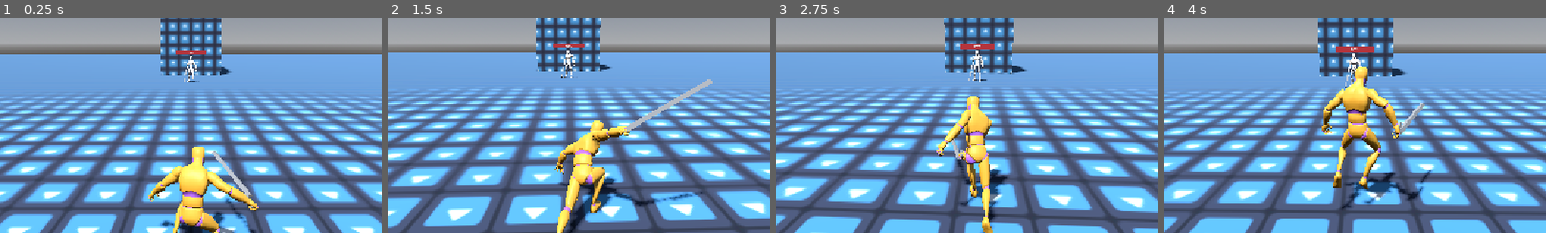
Above: before the commit, frames 1-4 (left to right).
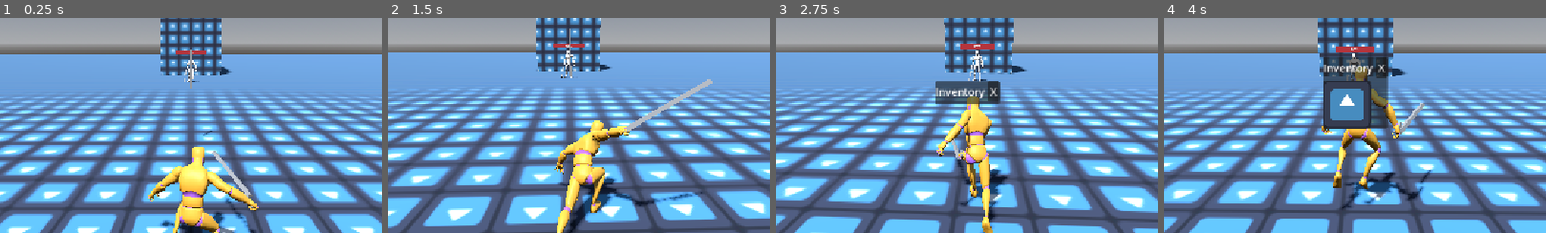
Above: after the commit, the same moments.

Repository: Zycostan/wynnsouls
Game: Godot game, scene res://scenes/regions/world.tscn
The game is run twice, just before and just after one commit, with the same random seed, the same clock (stepped at 60 frames per second) and the same inputs. The project has no main scene, so this scene is started directly. The engine's default icon, where the game draws it, is replaced by a stand-in: a white triangle on a blue panel in a dark square.
Inputs (mouse positions are % of the whole screen's width and height, from its top left):
- Up to frame 1 (0.25 s): no input
- Up to frame 2 (1.5 s): tap Enter (ui_accept) at 0.5 s; move the mouse to (55, 50) at 0.52 s; hold W (forward) 0.53-1.25 s; tap F (interact) at 0.6 s; click (55, 50) at 0.67 s; tap Space (jump) at 0.77 s; click (53, 50) at 1.25 s, where only the run after the commit has a clickable "X"
- Up to frame 3 (2.75 s): move the mouse to (45, 50) at 2.02 s; hold W (forward) from 2.03 s (still down); tap F (interact) at 2.1 s; tap Space (jump) at 2.27 s
- Up to frame 4 (4 s): keep holding W (forward); move the mouse to (52, 48) at 2.77 s; click (52, 48) at 2.85 s; tap F (interact) at 3.05, 3.8 s; move the mouse to (49, 52) at 3.52 s; tap Tab (parry) at 3.6 s; click (49, 52) at 3.67 s; tap Space (jump) at 3.77 s
The pictures show only the part of the screen within x 25-75%, y 33-83%; the shares and areas given below are measured in that part.

The runs differ from the first frame. In frame 1, 0.1% of the frame differs, in the area x 49-56%, y 14-55%; in frame 2, less than 0.1%; in frame 3, 1.8%; in frame 4, 5.5%, in the area x 41-59%, y 18-52%.

Commit message:
Inventory update, that took awhile sorry!

Diff:
--- a/project.godot
+++ b/project.godot
@@ -31,6 +31,7 @@
 
 folder_colors={
 "res://assets/": "red",
+"res://resources/": "green",
 "res://scenes/": "orange",
 "res://scripts/": "yellow"
 }
--- /dev/null
+++ b/resources/item/weapon/basic_Sword.tres
@@ -0,0 +1,14 @@
+[gd_resource type="Resource" script_class="Item" format=3 uid="uid://dhonavqlbymat"]
+
+[ext_resource type="Script" uid="uid://cye08s7lj0ik8" path="res://scripts/player/inventory/item.gd" id="1_4hfj8"]
+[ext_resource type="Texture2D" uid="uid://esshsqu3nle7" path="res://icon.svg" id="1_b1aw2"]
+[ext_resource type="PackedScene" uid="uid://rxrxmsc05b74" path="res://scenes/weapon/sword.tscn" id="2_juitv"]
+[ext_resource type="PackedScene" uid="uid://bi3jq18pblrpb" path="res://scenes/weapon/sword_visuals.tscn" id="3_d3q6i"]
+
+[resource]
+script = ExtResource("1_4hfj8")
+item_icon = ExtResource("1_b1aw2")
+item_name = "Basic_Sword"
+item_model = ExtResource("2_juitv")
+item_visuals = ExtResource("3_d3q6i")
+metadata/_custom_type_script = "uid://cye08s7lj0ik8"
--- /dev/null
+++ b/scenes/general/pickup_item.tscn
@@ -0,0 +1,18 @@
+[gd_scene format=3 uid="uid://b4sn02kxl4cmr"]
+
+[ext_resource type="Script" uid="uid://t4n063uhgpa" path="res://scripts/general/pickup_item.gd" id="1_vhmx5"]
+[ext_resource type="Resource" uid="uid://dhonavqlbymat" path="res://resources/item/weapon/basic_Sword.tres" id="2_1b44l"]
+
+[sub_resource type="SphereShape3D" id="SphereShape3D_ql63m"]
+radius = 1.043132
+
+[node name="pickup_item" type="Node3D" unique_id=367582936]
+script = ExtResource("1_vhmx5")
+item = ExtResource("2_1b44l")
+
+[node name="Area3D" type="Area3D" parent="." unique_id=183158602]
+
+[node name="CollisionShape3D" type="CollisionShape3D" parent="Area3D" unique_id=1538074257]
+shape = SubResource("SphereShape3D_ql63m")
+
+[connection signal="body_entered" from="Area3D" to="." method="_on_area_3d_body_entered"]
--- a/scenes/player/player_model.tscn
+++ b/scenes/player/player_model.tscn
@@ -1651,6 +1651,8 @@
 area_awareness = NodePath("AreaAwareness")
 active_weapon = NodePath("RightWrist/WeaponSocket/Sword")
 moves_container = NodePath("States")
+
+[node name="Inventory" type="Node" parent="." unique_id=269107232]
 
 [node name="Resources" type="Node" parent="." unique_id=944445028]
 script = ExtResource("2_c8n1s")
@@ -2150,6 +2152,7 @@
 collision_layer = 4
 collision_mask = 4
 holder = NodePath("../../..")
+weapon_name = "Basic_Sword"
 
 [node name="AreaAwareness" type="Node" parent="." unique_id=131014396]
 script = ExtResource("8_iw5cw")
--- a/scenes/regions/world.tscn
+++ b/scenes/regions/world.tscn
@@ -4,6 +4,9 @@
 [ext_resource type="Texture2D" uid="uid://esshsqu3nle7" path="res://icon.svg" id="1_suhu5"]
 [ext_resource type="Script" uid="uid://drooedfdgcdr5" path="res://scenes/regions/world.gd" id="1_w5816"]
 [ext_resource type="PackedScene" uid="uid://cxmmvcs41rjyq" path="res://scenes/enemies/enemy.tscn" id="4_w5816"]
+[ext_resource type="PackedScene" uid="uid://b4sn02kxl4cmr" path="res://scenes/general/pickup_item.tscn" id="5_upn1n"]
+[ext_resource type="Script" uid="uid://rxrqg0yi27s8" path="res://scripts/general/generalui/ui_root.gd" id="6_30c7u"]
+[ext_resource type="PackedScene" uid="uid://csrbn4wplt821" path="res://scenes/ui/inventory/inventory_dialog.tscn" id="6_u3dv3"]
 
 [sub_resource type="ProceduralSkyMaterial" id="ProceduralSkyMaterial_6tqpd"]
 sky_horizon_color = Color(0.66224277, 0.6717428, 0.6867428, 1)
@@ -52,3 +55,23 @@
 
 [node name="Enemy" parent="." unique_id=1139875144 node_paths=PackedStringArray("player") instance=ExtResource("4_w5816")]
 player = NodePath("../player")
+
+[node name="pickup_item" parent="." unique_id=367582936 instance=ExtResource("5_upn1n")]
+transform = Transform3D(1, 0, 0, 0, 1, 0, 0, 0, 1, 0, 1.5, -12)
+
+[node name="UIRoot" type="CanvasLayer" parent="." unique_id=1571712437 node_paths=PackedStringArray("player")]
+script = ExtResource("6_30c7u")
+player = NodePath("../player")
+
+[node name="InventoryDialog" parent="UIRoot" unique_id=1659463318 instance=ExtResource("6_u3dv3")]
+unique_name_in_owner = true
+visible = false
+anchors_preset = 8
+anchor_left = 0.5
+anchor_top = 0.5
+anchor_right = 0.5
+anchor_bottom = 0.5
+offset_left = -48.5
+offset_top = -17.5
+offset_right = 48.5
+offset_bottom = 17.5
--- /dev/null
+++ b/scenes/ui/inventory/inventory_dialog.tscn
@@ -0,0 +1,37 @@
+[gd_scene format=3 uid="uid://csrbn4wplt821"]
+
+[ext_resource type="Script" uid="uid://bwvqgk6st5wy7" path="res://scripts/player/inventory/inventory_dialog.gd" id="1_gwyxx"]
+[ext_resource type="PackedScene" uid="uid://cukj3pxwgn08p" path="res://scenes/ui/inventory/item_slot.tscn" id="2_eb4nq"]
+
+[node name="InventoryDialog" type="PanelContainer" unique_id=1659463318]
+anchors_preset = 15
+anchor_right = 1.0
+anchor_bottom = 1.0
+grow_horizontal = 2
+grow_vertical = 2
+script = ExtResource("1_gwyxx")
+item_slot = ExtResource("2_eb4nq")
+
+[node name="VBoxContainer" type="VBoxContainer" parent="." unique_id=459943622]
+layout_mode = 2
+
+[node name="HBoxContainer" type="HBoxContainer" parent="VBoxContainer" unique_id=1067863612]
+layout_mode = 2
+
+[node name="TitleLabel" type="Label" parent="VBoxContainer/HBoxContainer" unique_id=1589785271]
+layout_mode = 2
+size_flags_horizontal = 3
+text = "Inventory"
+horizontal_alignment = 1
+
+[node name="CloseButton" type="Button" parent="VBoxContainer/HBoxContainer" unique_id=642719844]
+layout_mode = 2
+text = "X"
+
+[node name="GridContainer" type="GridContainer" parent="VBoxContainer" unique_id=1406646411]
+unique_name_in_owner = true
+layout_mode = 2
+theme_override_constants/h_separation = 10
+columns = 6
+
+[connection signal="pressed" from="VBoxContainer/HBoxContainer/CloseButton" to="." method="_on_close_button_pressed"]
--- /dev/null
+++ b/scenes/ui/inventory/item_slot.tscn
@@ -0,0 +1,12 @@
+[gd_scene format=3 uid="uid://cukj3pxwgn08p"]
+
+[ext_resource type="Script" uid="uid://y4us44bex6un" path="res://scripts/player/inventory/item_slot.gd" id="1_dxhvd"]
+
+[node name="ItemSlot" type="PanelContainer" unique_id=988703801]
+custom_minimum_size = Vector2(72, 72)
+script = ExtResource("1_dxhvd")
+
+[node name="TextureRect" type="TextureRect" parent="." unique_id=1216238396]
+unique_name_in_owner = true
+layout_mode = 2
+expand_mode = 1
--- /dev/null
+++ b/scripts/general/generalui/ui_root.gd
@@ -0,0 +1,9 @@
+extends CanvasLayer
+
+@export var player : Player
+
+@onready var inventory_dialog = %InventoryDialog as InventoryDialog
+
+func _unhandled_input(event: InputEvent) -> void:
+	if event.is_action_released("interact"):
+		inventory_dialog.open(player.inventory)
--- /dev/null
+++ b/scripts/general/pickup_item.gd
@@ -0,0 +1,12 @@
+extends Node3D
+
+@export var item : Item
+
+func _ready() -> void:
+	var instance = item.item_visuals.instantiate()
+	add_child(instance)
+
+func _on_area_3d_body_entered(body: Node3D) -> void:
+	if body.has_method("on_item_picked_up"):
+		body.on_item_picked_up(item)
+		queue_free()
--- a/scripts/player/humanoidModel/model.gd
+++ b/scripts/player/humanoidModel/model.gd
@@ -41,21 +41,3 @@
 	current_move.mark_enter_state()
 	resources.pay_resource_cost(current_move)
 	animator.play(current_move.animation)
-
-func equip_weapon(weapon_prefab: PackedScene):
-	unequip_weapon()
-
-	var new_weapon = weapon_prefab.instantiate() as Weapon
-	$RightWrist/WeaponSocket.add_child(new_weapon)
-	active_weapon = new_weapon
-	active_weapon.holder = self
-	moves_container.load_weapon_moves(active_weapon)
-
-func unequip_weapon():
-	if not active_weapon:
-		return
-	if moves_container.is_weapon_move(current_move.move_name):
-		switch_to("idle")
-	moves_container.unload_weapon_moves()
-	active_weapon.queue_free()
-	active_weapon = null
--- /dev/null
+++ b/scripts/player/inventory/inventory.gd
@@ -0,0 +1,12 @@
+class_name Inventory
+
+var inventory_dict : Array[Item] = []
+
+func add_item(item: Item):
+	inventory_dict.append(item)
+
+func remove_item(item: Item):
+	inventory_dict.erase(item)
+
+func get_items() -> Array[Item]:
+	return inventory_dict
--- /dev/null
+++ b/scripts/player/inventory/inventory_dialog.gd
@@ -0,0 +1,20 @@
+extends PanelContainer
+class_name InventoryDialog
+
+@export var item_slot : PackedScene
+
+@onready var grid_container: GridContainer = %GridContainer
+
+func open(inventory: Inventory):
+	show()
+
+	for child in grid_container.get_children():
+		child.queue_free()
+
+	for item in inventory.get_items():
+		var slot = item_slot.instantiate()
+		grid_container.add_child(slot)
+		slot.display(item)
+
+func _on_close_button_pressed() -> void:
+	hide()
--- /dev/null
+++ b/scripts/player/inventory/item.gd
@@ -0,0 +1,9 @@
+extends Resource
+class_name Item
+
+@export var item_icon : Texture2D
+@export var item_name : String
+@export_multiline() var item_description : String
+
+@export var item_model : PackedScene
+@export var item_visuals : PackedScene
--- /dev/null
+++ b/scripts/player/inventory/item_slot.gd
@@ -0,0 +1,8 @@
+extends PanelContainer
+class_name ItemSlot
+
+@onready var icon: TextureRect = %TextureRect
+
+
+func display(item: Item):
+	icon.texture = item.item_icon
--- a/scripts/player/player.gd
+++ b/scripts/player/player.gd
@@ -7,6 +7,7 @@
 @onready var camera_mount = $Cam
 @onready var collider = $collider
 
+var inventory : Inventory = Inventory.new()
 
 func _ready() -> void:
 	visuals.accept_model(model)
@@ -16,3 +17,7 @@
 	model.update(input, delta)
 
 	input.queue_free()
+
+func on_item_picked_up(item: Item):
+	print("got a ", item.item_name)
+	inventory.add_item(item)
--- a/scripts/weapon/weapon.gd
+++ b/scripts/weapon/weapon.gd
@@ -5,6 +5,8 @@
 var is_attacking: bool = false
 
 @export var holder : Node
+
+@export var weapon_name : String
 
 @export var base_damage : float = 10
 
Not shown, added: scripts/general/generalui/ui_root.gd.uid
Not shown, added: scripts/general/pickup_item.gd.uid
Not shown, added: scripts/player/inventory/inventory.gd.uid
Not shown, added: scripts/player/inventory/inventory_dialog.gd.uid
Not shown, added: scripts/player/inventory/item.gd.uid
Not shown, added: scripts/player/inventory/item_slot.gd.uid
